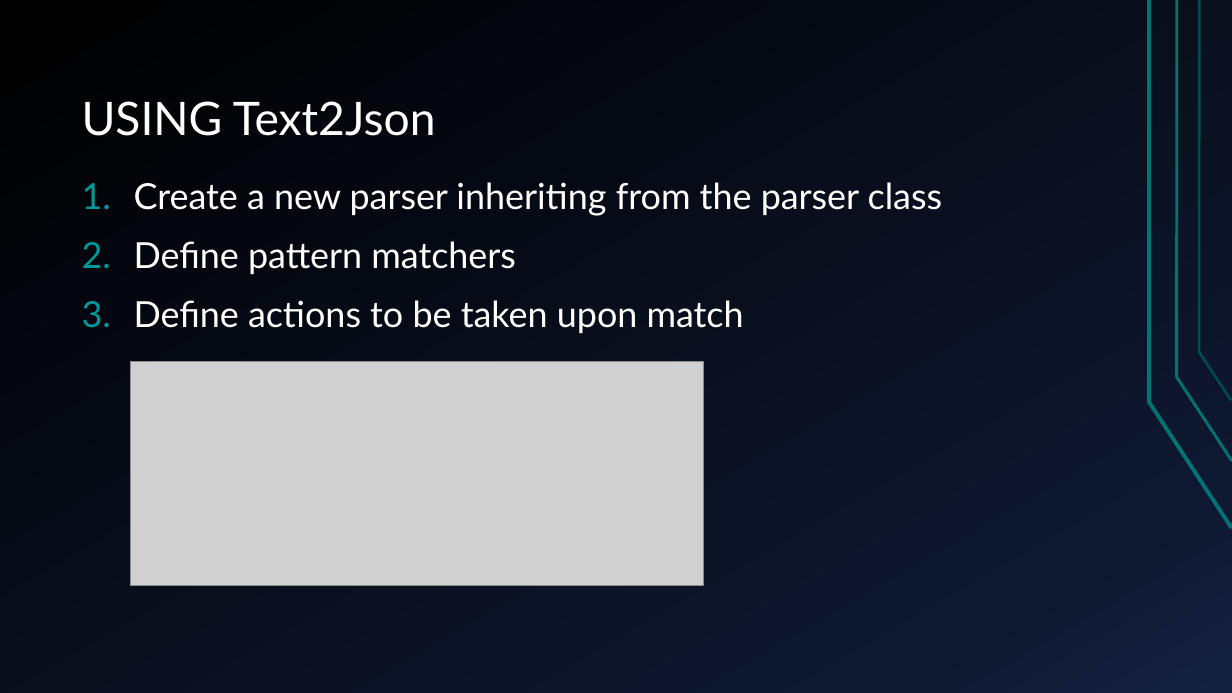
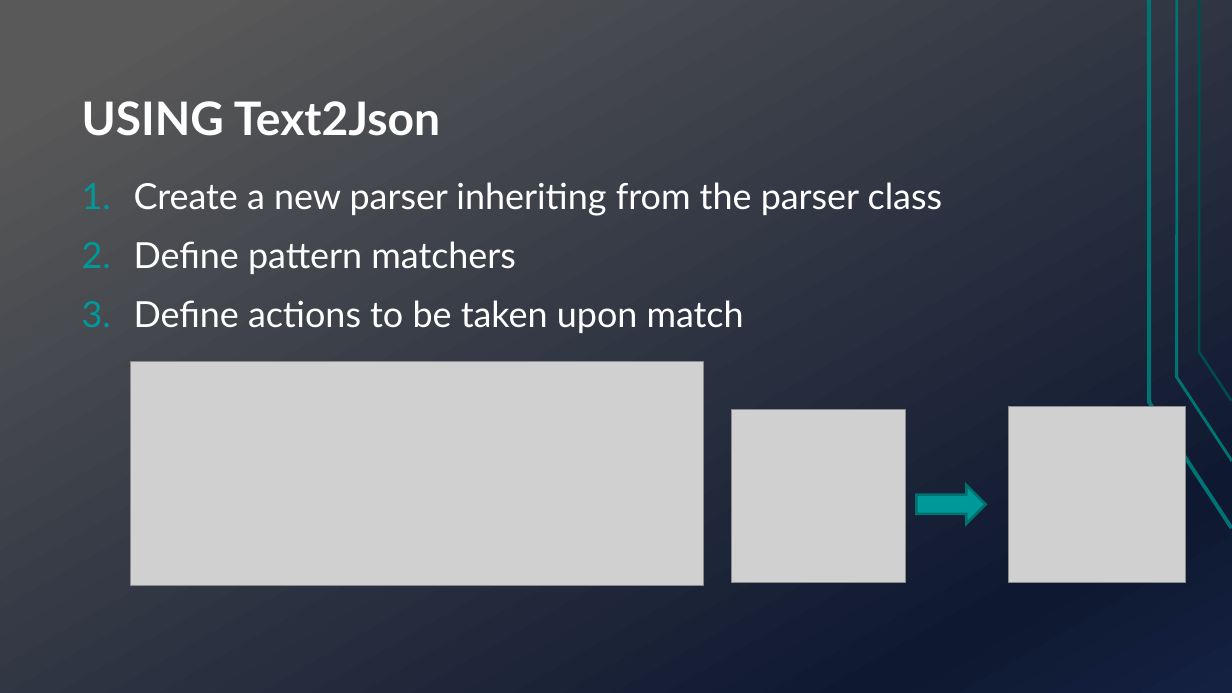
Before and after one commit to TechnionTDK/jbs-text2json, a slide deck: slide 3 of Text2Json.pptx. Drawn at 1232x693 pixels with LibreOffice and Linux fonts; fonts in the diff are those of the drawing; grey boxes stand for pictures. Boxes give left, top, right and bottom in pixels: in the first picture for what was removed or moved away, otherwise in the second. Text is boxed around its words. In the diff, an @@ line names an element or a change of style, - is before the commit and + after.

```diff
--- a/Text2Json.pptx
+++ b/Text2Json.pptx
@@ background gradient #000000 to #0F1931 to #142242 to gradient #595959 to #0F1931 to #142242 @@
@@ title "USING Text2Json" at [82,101,440,136]: bold on @@
@@ picture added at [731,409,905,583] @@
@@ picture added at [1008,406,1185,582] @@
@@ right arrow added at [916,485,985,524], fill #009999, outline #007171 2 pt @@
```
Also in this commit, not shown: 9 other slides changed, 4 slides added.
